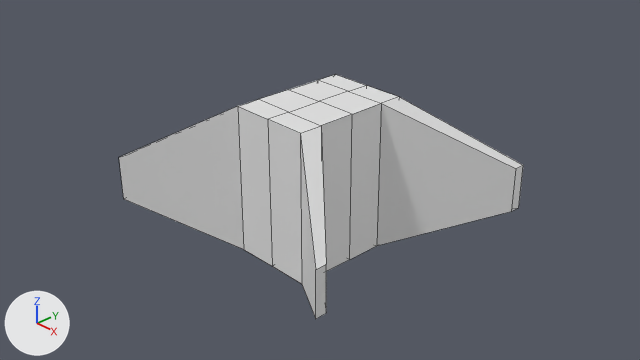
What one commit did to the Blender file Models/square.blend.
The view is the same before and after, from the file's camera 'Camera'. The axes (+X, +Y, +Z) are drawn at lower left. The lights are the same throughout. Mesh edges are drawn as thin lines.
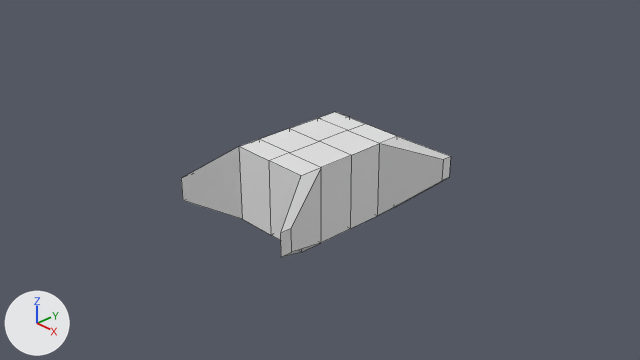
Patch to the scene script:
```diff
--- a/Models/square.blend.py
+++ b/Models/square.blend.py
@@ me_cube @@
 me_cube.from_pydata(...)  # 16 vertices, 11 faces; spans x -1.83..0.0, y -1.77..0.0, z -1.0..1.0
 # used by ob_cube; location = (0.0, 0.0, 0.0)
+# me_cube part 1: all 6 vertices in x -0.56..0.0, y -0.82..0.0, z 1.0 are moved by (0.0, 0.0, -1.55)
+# me_cube part 2: all 6 vertices in x -0.56..0.0, y -0.82..0.0, z -1.0 are moved by (0.0, 0.0, 1.47)
+# me_cube part 3: all 2 vertices in x -1.83, y -1.77..-1.62, z 0.2 are moved by (0.9, 0.31, -0.38)
+# me_cube part 4: all 2 vertices in x -1.83, y -1.77..-1.62, z -0.4 are moved by (0.9, 0.31, 0.52)
 me_cube.materials.append(mat_material)
```

Location of each change, [x1, y1, x2, y2] in pixels of the pictures (640 x 360 px; the box of a moved part takes in the faces that stretch with it):
'Cube', reshaped (33% narrower, 41% shorter)
    before: [119, 74, 523, 319]
    after: [181, 112, 451, 257]
part 1 of me_cube, moved or reshaped (not visible afterwards)
    before: [238, 74, 398, 133]
part 2 of me_cube, moved or reshaped
    before: [238, 104, 381, 284]
    after: [239, 112, 397, 243]
part 3 of me_cube, moved or reshaped
    before: [300, 97, 523, 269]
    after: [282, 177, 449, 257]
part 4 of me_cube, moved or reshaped
    before: [119, 104, 523, 319]
    after: [181, 113, 451, 257]
